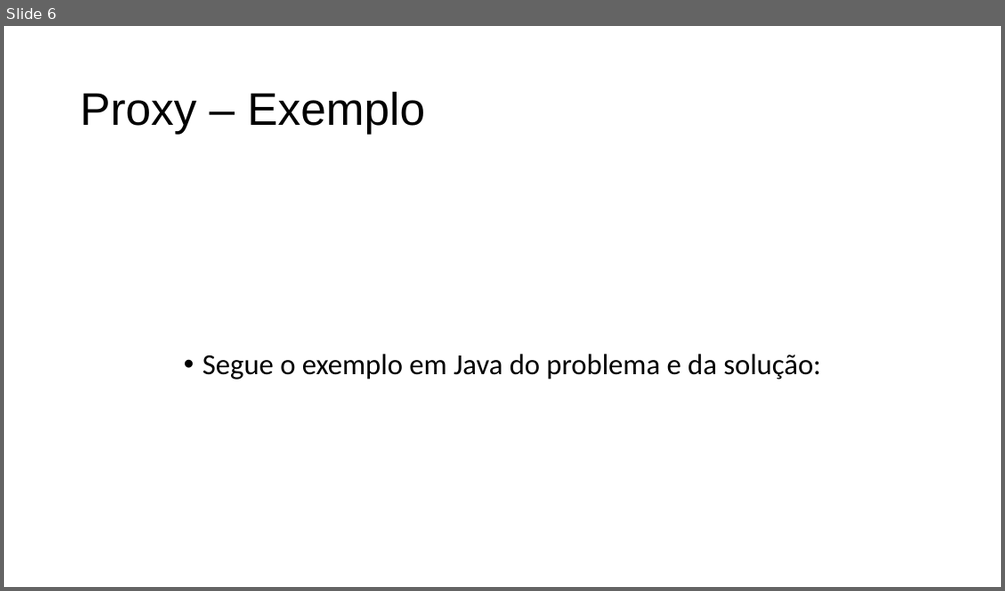
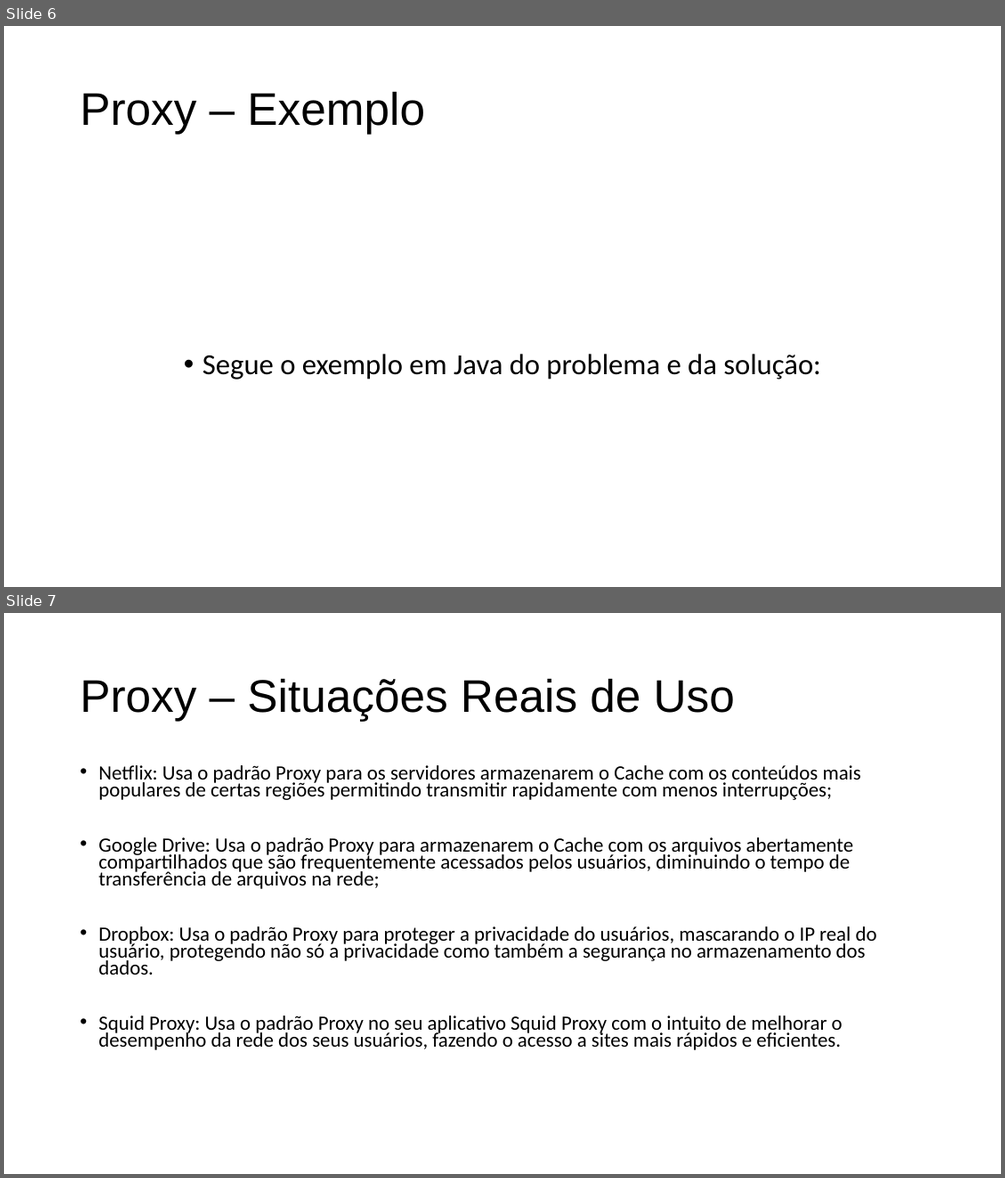
Before and after one commit to leo-valadao/Padroes-de-Projeto-Proxy, a slide deck: Padrões de Projeto - Proxy.pptx. Shown one above the other, each under a label of ours: slide 6 before the commit, slides 6 and 7 after it. The pictures are 1005x591 and 1005x1178 pixels, drawn with LibreOffice and Linux fonts; fonts in the diff are those of the drawing. Boxes give left, top, right and bottom in pixels: in the first picture for what was removed or moved away, otherwise in the second. Text is boxed around its words. In the diff, an @@ line names an element or a change of style, - is before the commit and + after.

Commit message:
Inserir os Casos de Uso Real do Proxy

```diff
--- a/Padrões de Projeto - Proxy.pptx
+++ b/Padrões de Projeto - Proxy.pptx
@@ slide 7 added at bbox=[4, 613, 1001, 1174], background #FFFFFF @@
@@ title added at bbox=[80, 678, 735, 721], 44 pt, text #000000 @@
+Proxy – Situações Reais de Uso
@@ text added at bbox=[98, 765, 877, 1050], 19.6 pt, text #000000 @@
+• Netflix: Usa o padrão Proxy para os servidores armazenarem o Cache com os conteúdos mais populares de certas regiões permitindo transmitir rapidamente com menos interrupções;
+• Google Drive: Usa o padrão Proxy para armazenarem o Cache com os arquivos abertamente compartilhados que são frequentemente acessados pelos usuários, diminuindo o tempo de transferência de arquivos na rede;
+• Dropbox: Usa o padrão Proxy para proteger a privacidade do usuários, mascarando o IP real do usuário, protegendo não só a privacidade como também a segurança no armazenamento dos dados.
+• Squid Proxy: Usa o padrão Proxy no seu aplicativo Squid Proxy com o intuito de melhorar o desempenho da rede dos seus usuários, fazendo o acesso a sites mais rápidos e eficientes.
```
